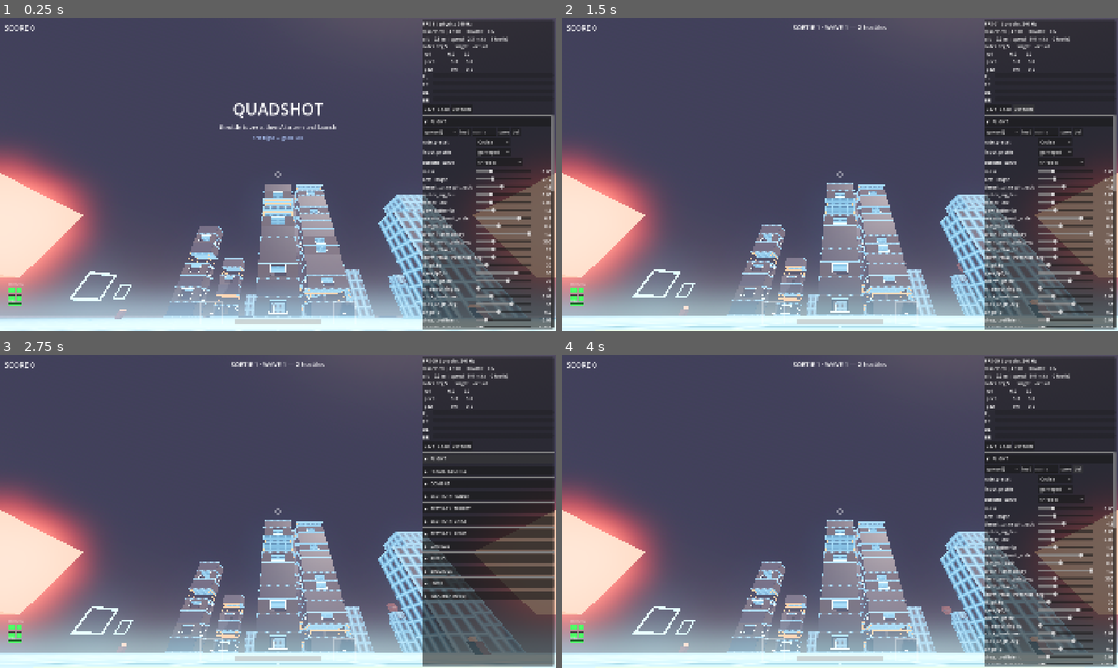
Above: before the commit, frames 1-4 (two rows, left to right).
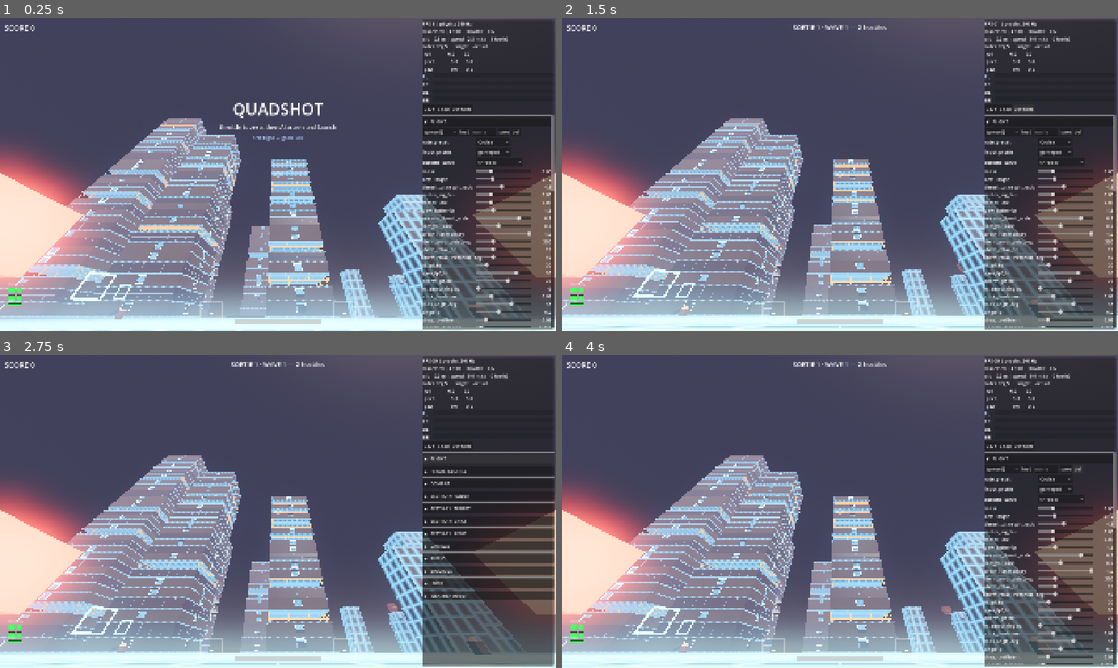
Above: after the commit, the same moments.

Repository: EhudVardi/QuadShot
Game: Godot game, scene res://scenes/dev_map.tscn
Two runs of this game, one before a commit and one after it. Both use one fixed random seed, a clock stepped at 60 frames per second and the inputs below. This scene is started directly instead of the project's main scene.
Inputs:
- Up to frame 1 (0.25 s): no input
- Up to frame 2 (1.5 s): tap Enter (arm_toggle) at 0.5, 0.6 s; hold Right (ui_right) 0.53-1.25 s; click "Defaults" at 1.25 s
- Up to frame 3 (2.75 s): click "▼ FLIGHT" at 2 s
- Up to frame 4 (4 s): click "▶ FLIGHT" at 2.75 s; click "del" at 3.5 s

The runs differ from the first frame. In frame 1, 19% of the frame differs, in the area x 0-65%, y 32-96%; in frame 2, 19%; in frame 3, 19%; in frame 4, 19%.

Commit message:
B3/B4 v1.50 scale pass: a big world, richer buildings
Scale: WorldBuilding defaults jump (footprint 12->24, 11->28 floors) with a
tighter window (4.5x2.8 -> 3.0x2.4) so it reads as a punched opening in a big
wall. dev_room city is five towers, 22-36 m wide, 16-40 floors, 64-160 m tall,
with footprints tracking height (taller->wider) and an open-floor majority.

Richness: under-construction floors are a full perimeter scaffold cage (posts
around every edge, scaled to footprint, four ring beams); sealed floors are
glazed on all four sides with a faint mullion grid (curtain-wall).

Perf: the per-floor interior light is now menu-only — world open floors are lit
by the environment through their openings, so the open majority adds no lights.
Crash wall relocated deep (z-200) to clear the city footprint.

Also commits the .uid files for the generator/world-building scripts (repo
convention; they were generated on a later import).

Diff:
--- a/scenes/environment/dev_room.tscn
+++ b/scenes/environment/dev_room.tscn
@@ -250,56 +250,48 @@
 
 [node name="GeneratedCity" type="Node3D" parent="."]
 
-[node name="B1" type="Node3D" parent="GeneratedCity"]
-transform = Transform3D(1, 0, 0, 0, 1, 0, 0, 0, 1, 0, 0, -58)
+[node name="Q1" type="Node3D" parent="GeneratedCity"]
+transform = Transform3D(1, 0, 0, 0, 1, 0, 0, 0, 1, 8, 0, -80)
 script = ExtResource("6_wbld")
 building_seed = 16
-footprint = 12.0
-target_floors = 11
-open_floors = 4
-
-[node name="B2" type="Node3D" parent="GeneratedCity"]
-transform = Transform3D(1, 0, 0, 0, 1, 0, 0, 0, 1, -34, 0, -74)
+footprint = 24.0
+target_floors = 20
+open_floors = 11
+
+[node name="Q2" type="Node3D" parent="GeneratedCity"]
+transform = Transform3D(1, 0, 0, 0, 1, 0, 0, 0, 1, -52, 0, -82)
 script = ExtResource("6_wbld")
 building_seed = 7
-footprint = 9.0
-target_floors = 8
-open_floors = 3
-
-[node name="B3" type="Node3D" parent="GeneratedCity"]
-transform = Transform3D(1, 0, 0, 0, 1, 0, 0, 0, 1, 20, 0, -80)
+footprint = 29.0
+target_floors = 28
+open_floors = 15
+
+[node name="Q3" type="Node3D" parent="GeneratedCity"]
+transform = Transform3D(1, 0, 0, 0, 1, 0, 0, 0, 1, -105, 0, -92)
 script = ExtResource("6_wbld")
 building_seed = 23
-footprint = 16.0
-target_floors = 15
-open_floors = 5
-
-[node name="B4" type="Node3D" parent="GeneratedCity"]
-transform = Transform3D(1, 0, 0, 0, 1, 0, 0, 0, 1, -26, 0, -100)
+footprint = 36.0
+target_floors = 40
+open_floors = 22
+
+[node name="Q4" type="Node3D" parent="GeneratedCity"]
+transform = Transform3D(1, 0, 0, 0, 1, 0, 0, 0, 1, -15, 0, -150)
 script = ExtResource("6_wbld")
 building_seed = 4
-footprint = 10.0
-target_floors = 6
-open_floors = 2
-
-[node name="B5" type="Node3D" parent="GeneratedCity"]
-transform = Transform3D(1, 0, 0, 0, 1, 0, 0, 0, 1, 18, 0, -104)
+footprint = 22.0
+target_floors = 16
+open_floors = 9
+
+[node name="Q5" type="Node3D" parent="GeneratedCity"]
+transform = Transform3D(1, 0, 0, 0, 1, 0, 0, 0, 1, -72, 0, -155)
 script = ExtResource("6_wbld")
 building_seed = 11
-footprint = 13.0
-target_floors = 18
-open_floors = 6
-
-[node name="B6" type="Node3D" parent="GeneratedCity"]
-transform = Transform3D(1, 0, 0, 0, 1, 0, 0, 0, 1, -6, 0, -90)
-script = ExtResource("6_wbld")
-building_seed = 19
-footprint = 8.0
-target_floors = 13
-open_floors = 4
+footprint = 27.0
+target_floors = 24
+open_floors = 13
 
 [node name="CrashWall" type="StaticBody3D" parent="."]
-transform = Transform3D(1, 0, 0, 0, 1, 0, 0, 0, 1, 0, 5, -120)
+transform = Transform3D(1, 0, 0, 0, 1, 0, 0, 0, 1, 0, 5, -200)
 
 [node name="Mesh" type="MeshInstance3D" parent="CrashWall"]
 mesh = SubResource("mesh_wall")
--- a/scripts/environment/world_building.gd
+++ b/scripts/environment/world_building.gd
@@ -11,16 +11,17 @@
 ## zone). The dev room places ONE as a specimen; the city (later) places many.
 
 @export var building_seed: int = 1
-@export var target_floors: int = 11
+@export var target_floors: int = 28
 ## Enterable (windowed) floors, spread up the tower by the generator's bands;
 ## every other floor fills sealed / under-construction by the seed.
-@export var open_floors: int = 4
-## Generous by design (B3: "windows generous") — you fly straight through.
-@export var window_size: Vector2 = Vector2(4.5, 2.8)
-@export var sill: float = 0.5
-## Building width (B3 variety, v1.48). Uniform across this building's floors
-## for now; setbacks (per-floor footprint) arrive in the next step.
-@export var footprint: float = 12.0
+@export var open_floors: int = 5
+## Kept small against the big walls (v1.50 scale pass): a window you thread,
+## not an open bay — so floors read as solid architecture, entry is a skill.
+@export var window_size: Vector2 = Vector2(3.0, 2.4)
+@export var sill: float = 0.8
+## Big-world footprint (v1.50): the drone is a 0.28 m box, these are proper
+## towers. Uniform across a building's floors for now; setbacks arrive next.
+@export var footprint: float = 24.0
 
 
 func _ready() -> void:
--- a/scripts/menu/menu_floor_frame.gd
+++ b/scripts/menu/menu_floor_frame.gd
@@ -55,6 +55,16 @@
 const SCAFFOLD_POST: float = 0.15
 const SCAFFOLD_BEAM: float = 0.12
 const WORK_LIGHT_ENERGY: float = 0.35
+## Scaffold posts step around the perimeter roughly this far apart; big
+## footprints get a denser cage (the user's "support beams at the edges").
+const SCAFFOLD_POST_SPACING: float = 7.0
+const SCAFFOLD_RINGS: int = 4
+## Faint mullion grid on sealed glass so a closed floor reads as a glazed
+## curtain wall, not a blank slab. Dim (energy <1 → no bloom), grid ~4 m.
+const MULLION: float = 0.08
+const MULLION_COLOR: Color = Color(0.3, 0.45, 0.6)
+const MULLION_ENERGY: float = 0.9
+const MULLION_SPACING: float = 4.0
 
 @export var state: StringName = STATE_OPEN
 @export var leaf_id: StringName = &""
@@ -111,39 +121,62 @@
 	window_size.x = minf(window_size.x, footprint - 2.0 * (WALL + MIN_PIER))
 	_build_walls()
 	_build_window_line()
-	_build_light()
 	# Menu furniture — only on a real menu leaf. A world building's open floor
 	# (no leaf) is a plain windowed, enterable floor: no label, commit zone or
-	# exit chevrons, just an opening lit for ingress.
+	# exit chevrons. It also skips the per-floor interior light (that scales to
+	# many open floors), lit instead by the environment through its openings;
+	# the menu keeps its dramatic light for selection feedback.
 	if leaf_id != &"":
+		_build_light()
 		_build_chevrons()
 		_build_label()
 		_build_zone()
 
 
-## SEALED (B4): a full glazed facade with no opening. The silhouette stays
-## solid so the pilot flies past, never into; the side walls match the open
-## floors so a building's side profile is continuous. No light — glass, dark.
+## SEALED (B4): a closed glass box — flown past, never into. All four faces
+## are glazed and carry a faint mullion grid so a closed floor reads as a
+## curtain wall, not a blank slab (the user's "make closed floors interesting").
+## No light — dark glass.
 func _build_sealed() -> void:
 	var glass: StandardMaterial3D = StandardMaterial3D.new()
 	glass.albedo_color = SEALED_ALBEDO
 	glass.metallic = 0.35
 	glass.roughness = 0.45
+	var grid: StandardMaterial3D = StandardMaterial3D.new()
+	grid.albedo_color = MULLION_COLOR
+	grid.emission_enabled = true
+	grid.emission = MULLION_COLOR
+	grid.emission_energy_multiplier = MULLION_ENERGY
 	var mid_y: float = INTERIOR_HEIGHT * 0.5
-	var z_wall: float = footprint * 0.5 - WALL * 0.5
+	var wall: float = footprint * 0.5 - WALL * 0.5
+	var side_len: float = footprint - 2.0 * WALL
+	# Front / back span the full width; sides fit between them.
 	for side: float in [1.0, -1.0]:
-		_add_box(Vector3(footprint, INTERIOR_HEIGHT, WALL),
-				Vector3(0.0, mid_y, z_wall * side), glass, true)
-	var side_len: float = footprint - 2.0 * WALL
-	for side: float in [1.0, -1.0]:
-		_add_box(Vector3(WALL, INTERIOR_HEIGHT, side_len),
-				Vector3((footprint * 0.5 - WALL * 0.5) * side, mid_y, 0.0),
-				_mat_dark, true)
-
-
-## UNDER CONSTRUCTION (B4): no facade at all — a bare amber scaffold frame
-## (corner posts + two perimeter rings) over the slab MenuBuilding already
-## lays. Reads as honest texture, no entry (no window, label or zone).
+		_add_box(_axis_size(true, footprint, INTERIOR_HEIGHT, WALL),
+				_axis_pos(true, 0.0, mid_y, wall * side), glass, true)
+		_add_box(_axis_size(false, side_len, INTERIOR_HEIGHT, WALL),
+				_axis_pos(false, 0.0, mid_y, wall * side), glass, true)
+		_build_facade_grid(true, side, footprint, grid)
+		_build_facade_grid(false, side, side_len, grid)
+
+
+## A curtain-wall grid on one sealed face: vertical mullions every ~4 m plus a
+## horizontal band at mid height, laid just outside the glass.
+func _build_facade_grid(along_z: bool, side: float, span: float,
+		mat: Material) -> void:
+	var depth: float = (footprint * 0.5 + 0.05) * side
+	var divisions: int = maxi(2, int(round(span / MULLION_SPACING)))
+	for i: int in range(1, divisions):
+		var a: float = -span * 0.5 + span * float(i) / float(divisions)
+		_add_box(_axis_size(along_z, MULLION, INTERIOR_HEIGHT, MULLION),
+				_axis_pos(along_z, a, INTERIOR_HEIGHT * 0.5, depth), mat, false)
+	_add_box(_axis_size(along_z, span, MULLION, MULLION),
+			_axis_pos(along_z, 0.0, INTERIOR_HEIGHT * 0.5, depth), mat, false)
+
+
+## UNDER CONSTRUCTION (B4): a bare amber scaffold cage over the slab — posts
+## stepping around the whole perimeter (dense at the edges, scaled to the
+## footprint) with several ring beams up the height. No facade, no entry.
 func _build_under_construction() -> void:
 	var mat: StandardMaterial3D = StandardMaterial3D.new()
 	mat.albedo_color = SCAFFOLD_ALBEDO
@@ -152,18 +185,23 @@
 	mat.emission_energy_multiplier = SCAFFOLD_ENERGY
 	var px: float = footprint * 0.5 - WALL
 	var mid_y: float = INTERIOR_HEIGHT * 0.5
-	# Corner posts are the blockers; the ring beams are visual only.
-	for sx: float in [1.0, -1.0]:
-		for sz: float in [1.0, -1.0]:
+	var segments: int = maxi(1, int(round(2.0 * px / SCAFFOLD_POST_SPACING)))
+	# Posts step along all four edges (corners shared) — the blockers.
+	for i: int in segments + 1:
+		var t: float = -px + 2.0 * px * float(i) / float(segments)
+		for side: float in [1.0, -1.0]:
 			_add_box(Vector3(SCAFFOLD_POST, INTERIOR_HEIGHT, SCAFFOLD_POST),
-					Vector3(px * sx, mid_y, px * sz), mat, true)
-	for ring_y: float in [mid_y, INTERIOR_HEIGHT - SCAFFOLD_BEAM]:
-		for sz: float in [1.0, -1.0]:
+					Vector3(t, mid_y, px * side), mat, true)
+			_add_box(Vector3(SCAFFOLD_POST, INTERIOR_HEIGHT, SCAFFOLD_POST),
+					Vector3(px * side, mid_y, t), mat, true)
+	# Perimeter ring beams up the height — visual, the cage's belts.
+	for level: int in range(1, SCAFFOLD_RINGS + 1):
+		var ry: float = INTERIOR_HEIGHT * float(level) / float(SCAFFOLD_RINGS)
+		for side: float in [1.0, -1.0]:
 			_add_box(Vector3(2.0 * px, SCAFFOLD_BEAM, SCAFFOLD_BEAM),
-					Vector3(0.0, ring_y, px * sz), mat, false)
-		for sx: float in [1.0, -1.0]:
+					Vector3(0.0, ry, px * side), mat, false)
 			_add_box(Vector3(SCAFFOLD_BEAM, SCAFFOLD_BEAM, 2.0 * px),
-					Vector3(px * sx, ring_y, 0.0), mat, false)
+					Vector3(px * side, ry, 0.0), mat, false)
 	# A dim amber work-light so the skeleton reads at night.
 	var work: OmniLight3D = OmniLight3D.new()
 	work.position = Vector3(0.0, mid_y, 0.0)
Not shown, added: scripts/environment/world_building.gd.uid
Not shown, added: scripts/menu/building_generator.gd.uid
Not shown, added: scripts/tests/building_gen_check.gd.uid
Not shown, added: scripts/tests/world_building_check.gd.uid
Not shown, changed: GAMEPLAY-DESIGN.md
